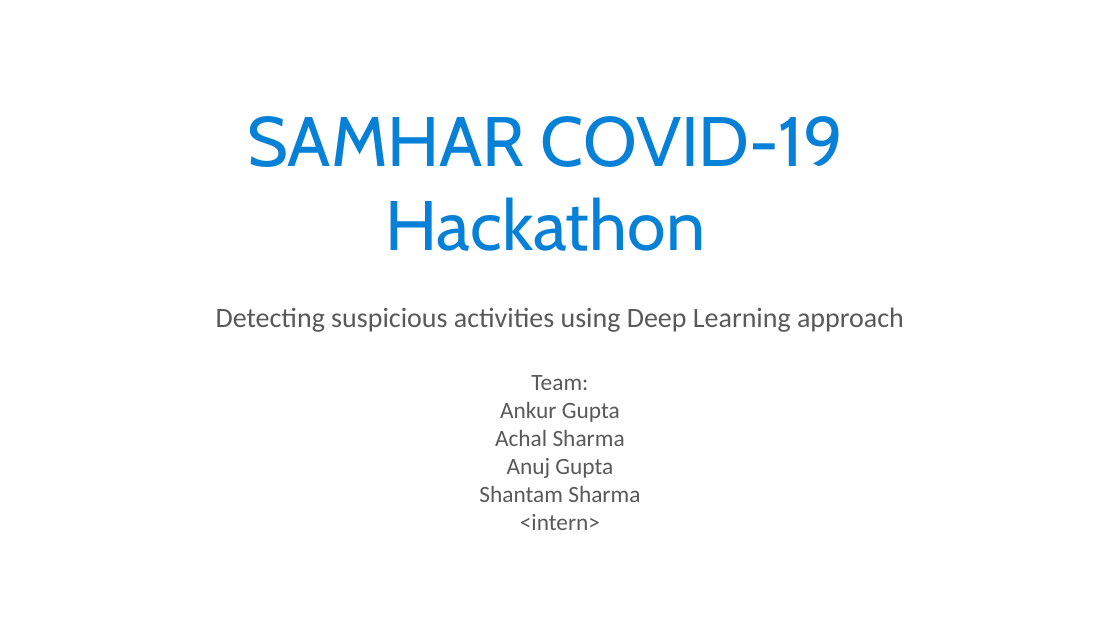
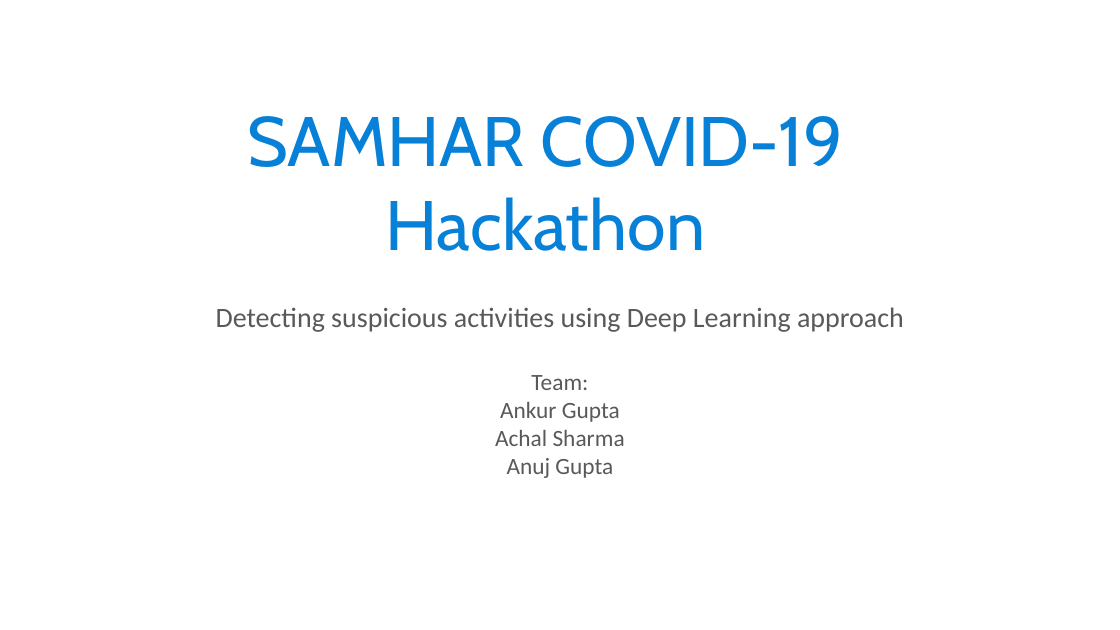
Before and after one commit to Achal-1606/ActivityAnalysis, a slide deck: slide 1 of docs/SAMHAR COVID-19 Solution - Activity Recognition.pptx. Drawn at 1120x630 pixels with LibreOffice and Linux fonts; fonts in the diff are those of the drawing. Boxes give left, top, right and bottom in pixels: in the first picture for what was removed or moved away, otherwise in the second. Text is boxed around its words. In the diff, an @@ line names an element or a change of style, - is before the commit and + after.

```diff
--- a/docs/SAMHAR COVID-19 Solution - Activity Recognition.pptx
+++ b/docs/SAMHAR COVID-19 Solution - Activity Recognition.pptx
@@ subtitle at box(479, 486, 640, 530): paragraphs removed @@
-Shantam Sharma
-<intern>
```
Also in this commit, not shown: 1 other slide changed, 1 slide added.
